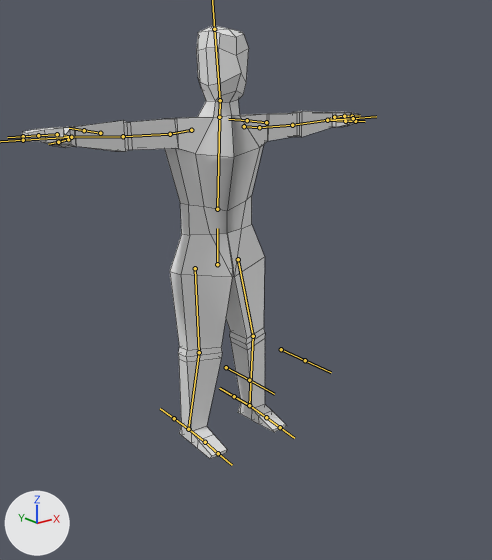
Renders of the FBX model MoodyPixel3D/Assets/Mood/Elements/Humanoid/humanoidFBX.fbx from each side of a commit.
Camera for both pictures: a camera (50 mm lens) standing at (-10.44, -14.43, 9.89) and looking at (0.26, -1.05, 4.54). Lighting does not change. The marker at lower left points along +X, +Y and +Z. The bones that bend it are drawn over the model as lines. Mesh edges are drawn as thin lines.

Objects in the first picture: 'Dude'.
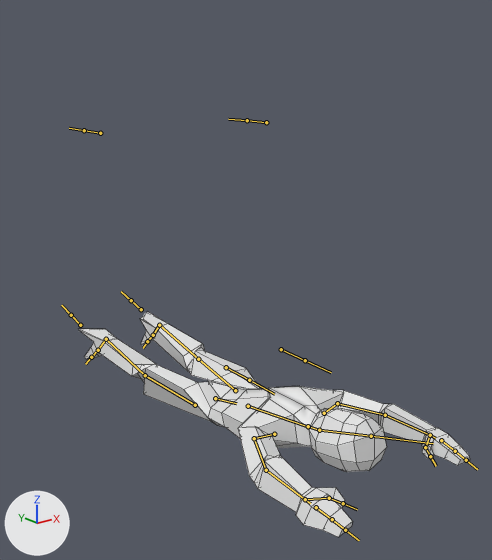
The newer file adds an action. The first version stands in its rest pose; the second is drawn at frame 1 of the action 'DudeArmature|FlyFront'.

Boxes (x1, y1, x2, y2) around the edits, measured in the pictures (492 x 560 px):
'Dude', posed (16% wider, 48% shorter): before (21, 25, 358, 459); after (79, 311, 470, 537)
bone 'Hips', root to tip: before (217, 264) to (217, 228); after (215, 398) to (236, 403)
bone 'Arm2.R', root to tip: before (170, 134) to (123, 136); after (254, 438) to (266, 470)
bone 'Arm3.R', root to tip: before (123, 136) to (71, 137); after (266, 470) to (305, 499)
bone 'Hand1.R', root to tip: before (71, 137) to (64, 135); after (305, 499) to (310, 503)
bone 'Arm2.L', root to tip: before (259, 127) to (292, 125); after (337, 403) to (385, 415)
bone 'Arm3.L', root to tip: before (292, 125) to (327, 120); after (385, 415) to (430, 435)
bone 'Hand1.L', root to tip: before (327, 120) to (331, 118); after (430, 435) to (435, 438)
bone 'Leg1.R', root to tip: before (195, 268) to (199, 352); after (195, 405) to (145, 375)
bone 'Leg2.R', root to tip: before (199, 352) to (188, 429); after (145, 375) to (106, 339)
bone 'Feet1.R', root to tip: before (188, 429) to (205, 442); after (106, 339) to (98, 350)
bone 'Leg1.L', root to tip: before (238, 259) to (253, 336); after (235, 390) to (198, 359)
bone 'Leg2.L', root to tip: before (253, 336) to (249, 405); after (198, 359) to (159, 325)
bone 'Feet1.L', root to tip: before (249, 405) to (266, 417); after (159, 325) to (153, 335)
bone 'LegIK.R', root to tip: before (188, 429) to (174, 418); after (80, 325) to (71, 315)
bone 'LegIK.L', root to tip: before (249, 405) to (234, 396); after (141, 309) to (131, 300)

Edits to the bpy script that builds the scene:
```text
Change bone_hips:
    where bone_hips = bpy.data.objects['DudeArmature'].pose.bones['Hips']
    bone_hips.location: (0.0, 0.0, 0.0) -> (-0.15, -4.05, 0.06)
    bone_hips.rotation_quaternion: (1.0, 0.0, 0.0, 0.0) -> (0.786, -0.316, 0.005, -0.531)  # degrees (0, 0, 0) -> degrees (-32, -19, -63)
Change bone_arm2_r:
    where bone_arm2_r = bpy.data.objects['DudeArmature'].pose.bones['Arm2.R']  # child of 'Arm.R'
    bone_arm2_r.rotation_quaternion: (1.0, 0.0, 0.0, 0.0) -> (0.789, -0.408, 0.311, -0.337)  # degrees (0, 0, 0) -> degrees (-61, 12, -54)
Change bone_arm3_r:
    where bone_arm3_r = bpy.data.objects['DudeArmature'].pose.bones['Arm3.R']  # child of 'Arm2.R'
    bone_arm3_r.rotation_quaternion: (1.0, 0.0, 0.0, 0.0) -> (0.943, -0.057, 0.297, -0.142)  # degrees (0, 0, 0) -> degrees (-13, 33, -21)
Change bone_hand1_r:
    where bone_hand1_r = bpy.data.objects['DudeArmature'].pose.bones['Hand1.R']  # child of 'Arm3.R'
    bone_hand1_r.rotation_quaternion: (1.0, 0.0, 0.0, 0.0) -> (0.992, 0.067, 0.004, -0.103)  # degrees (0, 0, 0) -> degrees (8, 1, -12)
Change bone_arm2_l:
    where bone_arm2_l = bpy.data.objects['DudeArmature'].pose.bones['Arm2.L']  # child of 'Arm.L'
    bone_arm2_l.rotation_quaternion: (1.0, 0.0, 0.0, 0.0) -> (0.794, -0.398, -0.313, 0.338)  # degrees (0, 0, 0) -> degrees (-60, -13, 54)
Change bone_arm3_l:
    where bone_arm3_l = bpy.data.objects['DudeArmature'].pose.bones['Arm3.L']  # child of 'Arm2.L'
    bone_arm3_l.rotation_quaternion: (1.0, 0.0, 0.0, 0.0) -> (0.945, -0.059, -0.293, 0.132)  # degrees (0, 0, 0) -> degrees (-13, -33, 20)
Change bone_hand1_l:
    where bone_hand1_l = bpy.data.objects['DudeArmature'].pose.bones['Hand1.L']  # child of 'Arm3.L'
    bone_hand1_l.rotation_quaternion: (1.0, 0.0, 0.0, 0.0) -> (0.993, 0.067, -0.003, 0.102)  # degrees (0, 0, 0) -> degrees (8, -1, 12)
Change bone_leg1_r:
    where bone_leg1_r = bpy.data.objects['DudeArmature'].pose.bones['Leg1.R']  # child of 'Hips'
    bone_leg1_r.rotation_quaternion: (1.0, 0.0, 0.0, 0.0) -> (0.72, 0.161, 0.649, 0.184)  # degrees (0, 0, 0) -> degrees (77, 61, 79)
Change bone_leg2_r:
    where bone_leg2_r = bpy.data.objects['DudeArmature'].pose.bones['Leg2.R']  # child of 'Leg1.R'
    bone_leg2_r.rotation_quaternion: (1.0, 0.0, 0.0, 0.0) -> (0.75, -0.031, -0.651, 0.115)  # degrees (0, 0, 0) -> degrees (-53, -76, 59)
Change bone_feet1_r:
    where bone_feet1_r = bpy.data.objects['DudeArmature'].pose.bones['Feet1.R']  # child of 'Leg2.R'
    bone_feet1_r.rotation_quaternion: (1.0, 0.0, 0.0, 0.0) -> (0.941, 0.334, -0.021, 0.038)  # degrees (0, 0, 0) -> degrees (39, -4, 3)
Change bone_leg1_l:
    where bone_leg1_l = bpy.data.objects['DudeArmature'].pose.bones['Leg1.L']  # child of 'Hips'
    bone_leg1_l.rotation_quaternion: (1.0, 0.0, 0.0, 0.0) -> (0.717, 0.171, -0.653, -0.173)  # degrees (0, 0, 0) -> degrees (79, -61, -79)
Change bone_leg2_l:
    where bone_leg2_l = bpy.data.objects['DudeArmature'].pose.bones['Leg2.L']  # child of 'Leg1.L'
    bone_leg2_l.rotation_quaternion: (1.0, 0.0, 0.0, 0.0) -> (0.749, -0.04, 0.65, -0.124)  # degrees (0, 0, 0) -> degrees (-56, 74, -62)
Change bone_feet1_l:
    where bone_feet1_l = bpy.data.objects['DudeArmature'].pose.bones['Feet1.L']  # child of 'Leg2.L'
    bone_feet1_l.rotation_quaternion: (1.0, 0.0, 0.0, 0.0) -> (0.941, 0.334, 0.021, -0.038)  # degrees (0, 0, 0) -> degrees (39, 4, -3)
Change bone_legik_r:
    where bone_legik_r = bpy.data.objects['DudeArmature'].pose.bones['LegIK.R']
    bone_legik_r.location: (0.0, 0.0, 0.0) -> (-0.23, 6.22, 1.26)
    bone_legik_r.rotation_quaternion: (1.0, 0.0, 0.0, 0.0) -> (0.995, 0.099, 0.0, 0.005)  # degrees (0, 0, 0) -> degrees (11, 0, 1)
Change bone_legik_l:
    where bone_legik_l = bpy.data.objects['DudeArmature'].pose.bones['LegIK.L']
    bone_legik_l.location: (0.0, 0.0, 0.0) -> (0.1, 6.26, 1.27)
    bone_legik_l.rotation_quaternion: (1.0, 0.0, 0.0, 0.0) -> (0.995, 0.099, 0.0, -0.005)  # degrees (0, 0, 0) -> degrees (11, 0, -1)
```
